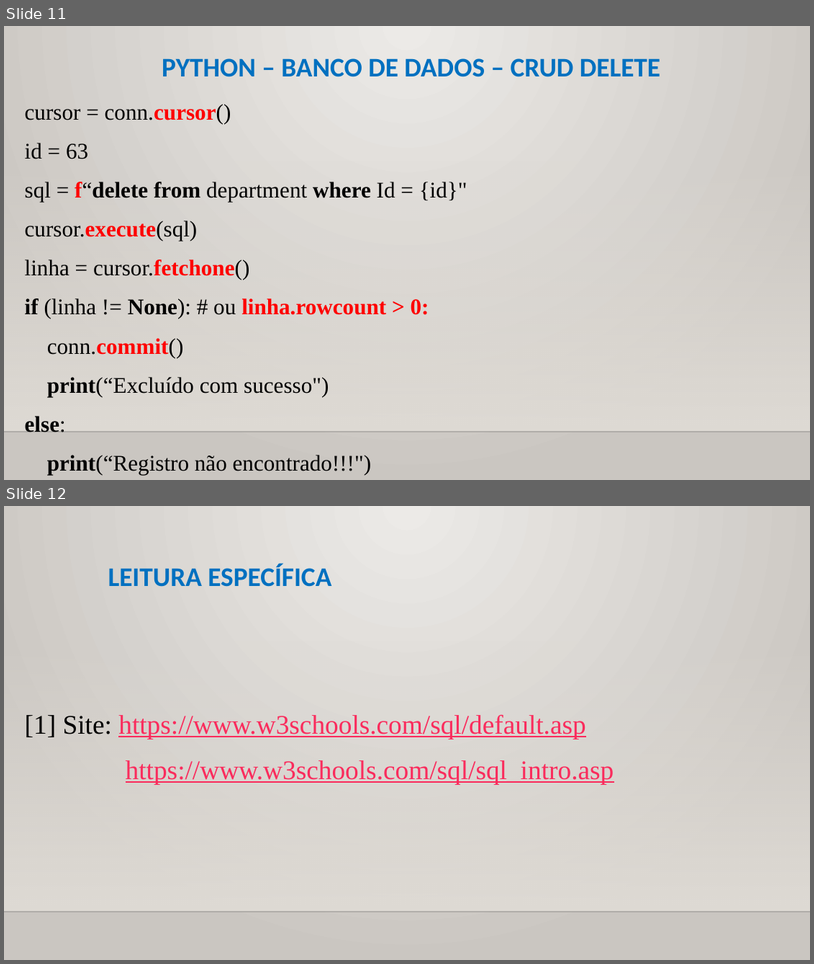
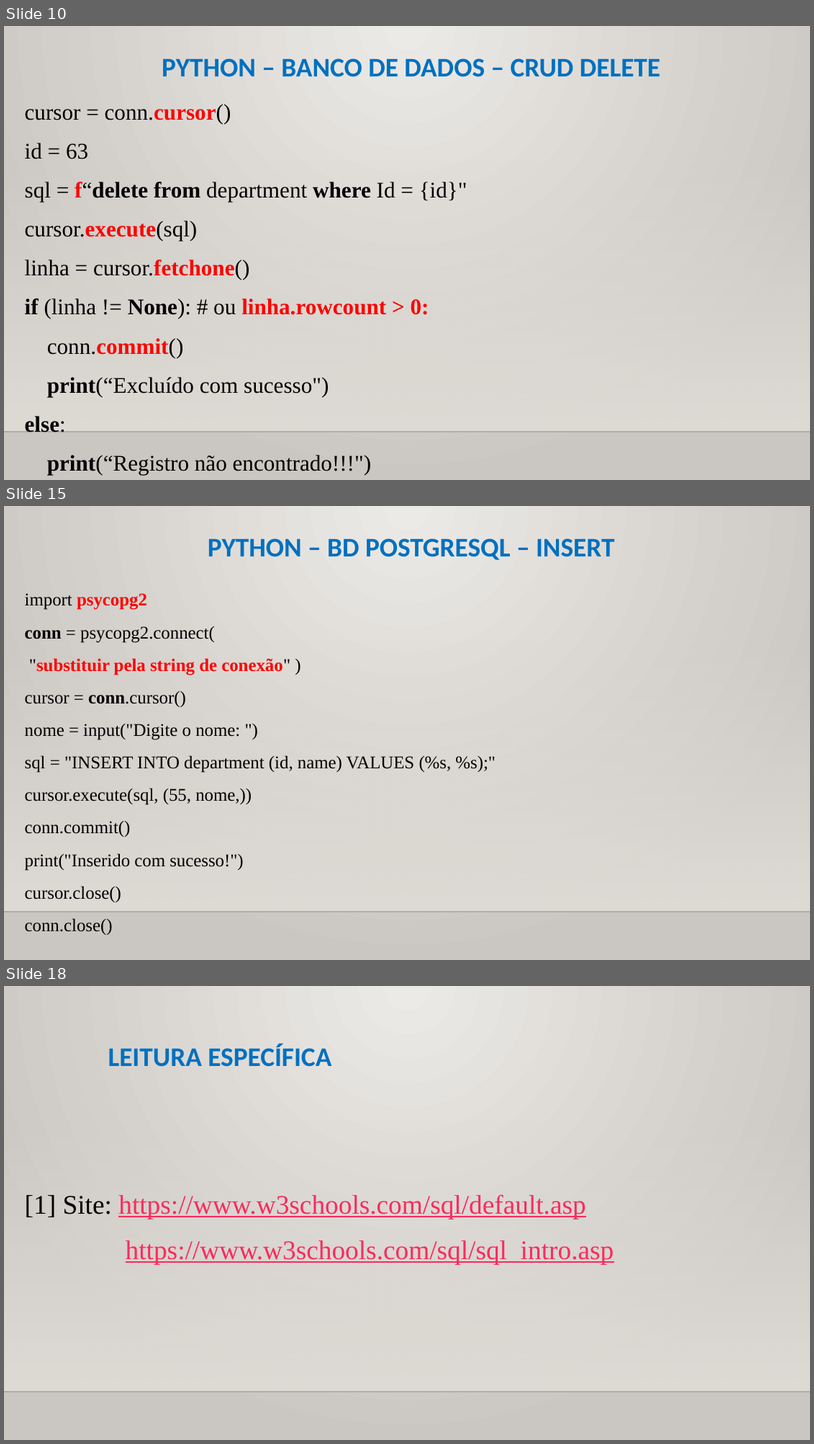
Before and after one commit to CloudEducationBrazil/WydenUniRuyPythonRAD, a slide deck: 01 Classes/Aula 12, 13 RAD Python - Banco de Dados.pptx. Shown one above the other, each under a label of ours: slides 11 and 12 before the commit, slides 10, 15 and 18 after it; the slides between them are not shown. The pictures are 814x964 and 814x1444 pixels, drawn with LibreOffice and Linux fonts; fonts in the diff are those of the drawing; background and template pictures are left out. Boxes give left, top, right and bottom in pixels: in the first picture for what was removed or moved away, otherwise in the second. Text is boxed around its words. In the diff, an @@ line names an element or a change of style, - is before the commit and + after.

```diff
--- a/01 Classes/Aula 12, 13 RAD Python - Banco de Dados.pptx
+++ b/01 Classes/Aula 12, 13 RAD Python - Banco de Dados.pptx
@@ slide 15 added at bbox=[4, 506, 810, 960], background picture (left out); not listed: 2 template elements that a slide beside it also shows @@
@@ title added at bbox=[208, 538, 615, 560], 24 pt, text #0070C0, bold @@
+PYTHON – BD POSTGRESQL – INSERT
@@ text added at bbox=[25, 593, 496, 934], 16 pt, text #000000 @@
+import psycopg2
+conn = psycopg2.connect(
+"substituir pela string de conexão" )
+cursor = conn.cursor()
+nome = input("Digite o nome: ")
+sql = "INSERT INTO department (id, name) VALUES (%s, %s);"
+cursor.execute(sql, (55, nome,))
+conn.commit()
+print("Inserido com sucesso!")
+cursor.close()
+conn.close()
@@ what was slide 11 is now slide 10 @@
@@ what was slide 12 is now slide 18 @@
```
Also in this commit, not shown: 5 slides changed, 5 other slides added.
